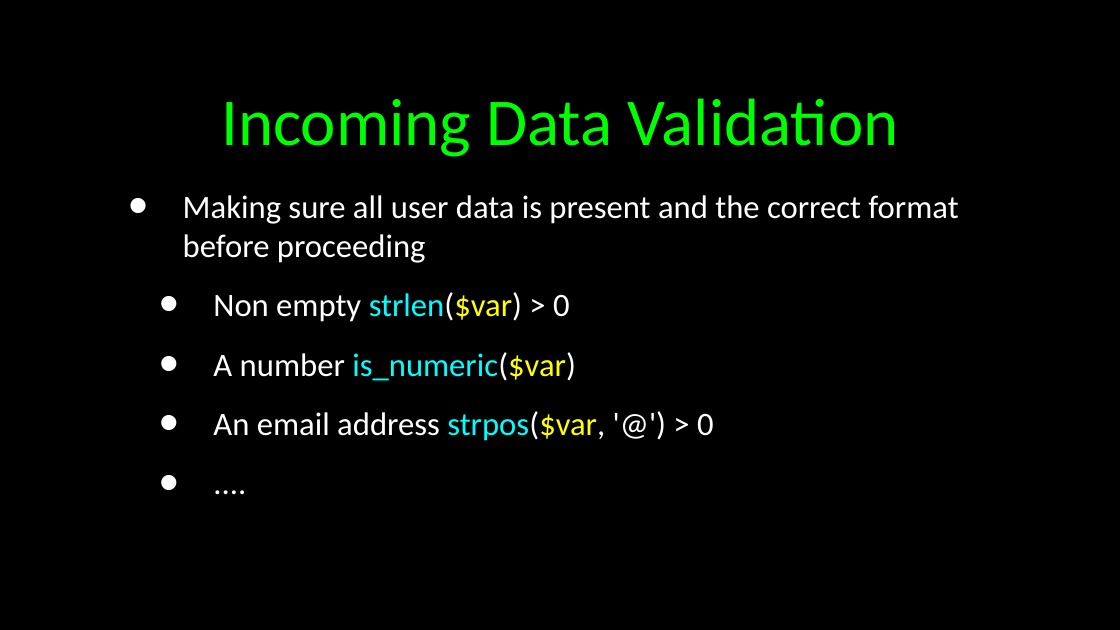
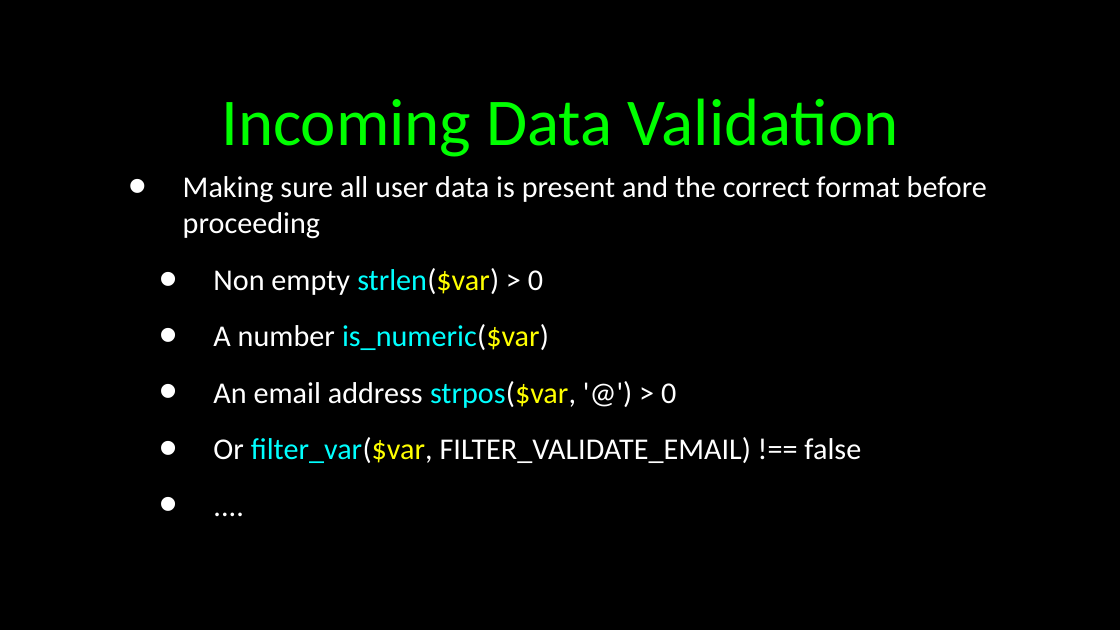
Before and after one commit to csev/wa4e, a slide deck: slide 36 of lectures/PHP-04-Forms.ppt (slide 34 before the commit). Drawn at 1120x630 pixels with LibreOffice and Linux fonts; fonts in the diff are those of the drawing. Boxes give left, top, right and bottom in pixels: in the first picture for what was removed or moved away, otherwise in the second. Text is boxed around its words. In the diff, an @@ line names an element or a change of style, - is before the commit and + after.

```diff
--- a/lectures/PHP-04-Forms.ppt
+++ b/lectures/PHP-04-Forms.ppt
@@ text at box(183, 176, 987, 408): size 21 to 19.4 pt in "Making sure all user data is present ...", "Non empty strlen($var) > 0", "A number is_numeric($var)", "An email address strpos($var, '@') > 0" and 1 more places @@
@@ text at box(213, 437, 861, 463): paragraph added @@
+  • Or filter_var($var, FILTER_VALIDATE_EMAIL) !== false
```
Also in this commit, not shown: 11 other slides changed, 2 slides added, 2 other files.
